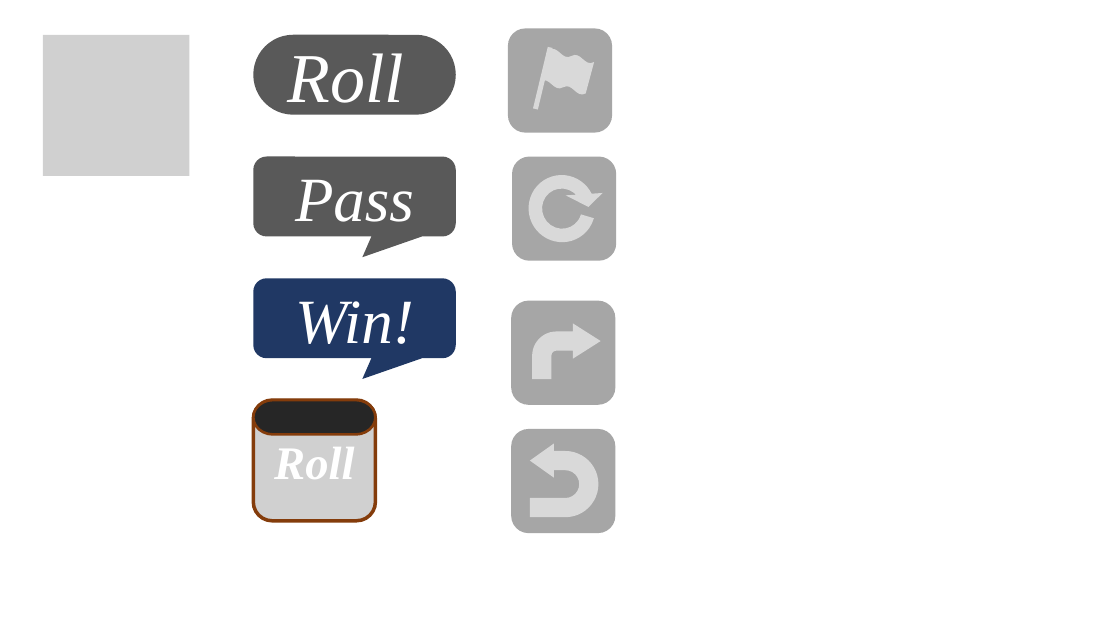
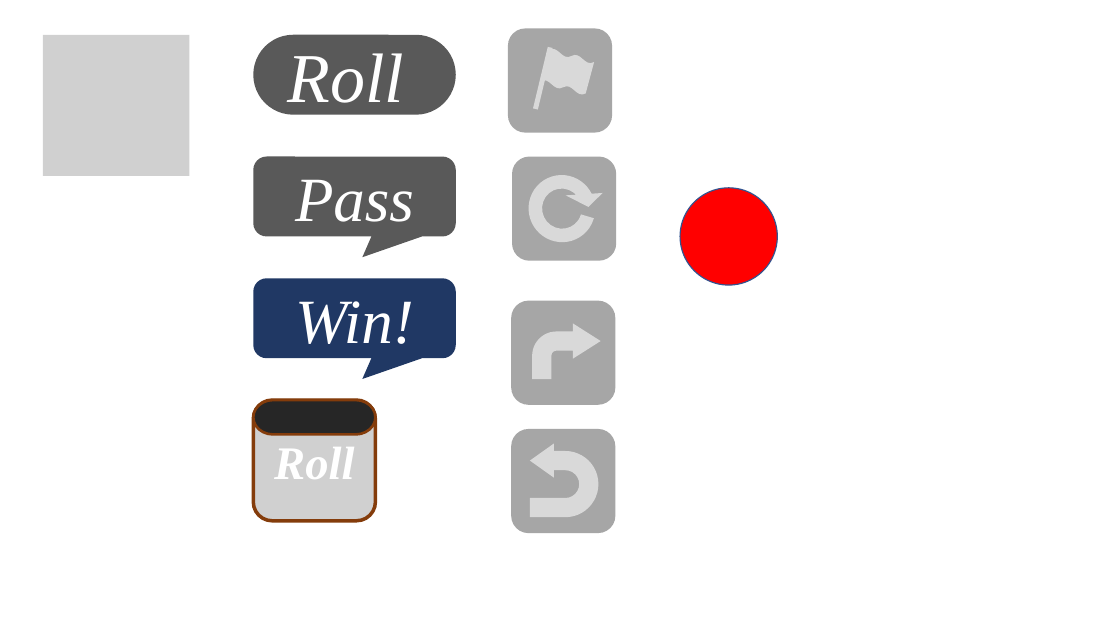
Before and after one commit to ytani01/ytBackgammon, a slide deck: slide 1 of app/docs/images0/ytbg.pptx. Drawn at 1120x630 pixels with LibreOffice and Linux fonts; fonts in the diff are those of the drawing; grey boxes stand for pictures. Boxes give left, top, right and bottom in pixels: in the first picture for what was removed or moved away, otherwise in the second. Text is boxed around its words. In the diff, an @@ line names an element or a change of style, - is before the commit and + after.

```diff
--- a/app/docs/images0/ytbg.pptx
+++ b/app/docs/images0/ytbg.pptx
@@ ellipse added at (x1=681, y1=188, x2=778, y2=286), fill #FF0000, outline #325491 1 pt @@
```
Also in this commit, not shown: 40 other files.
